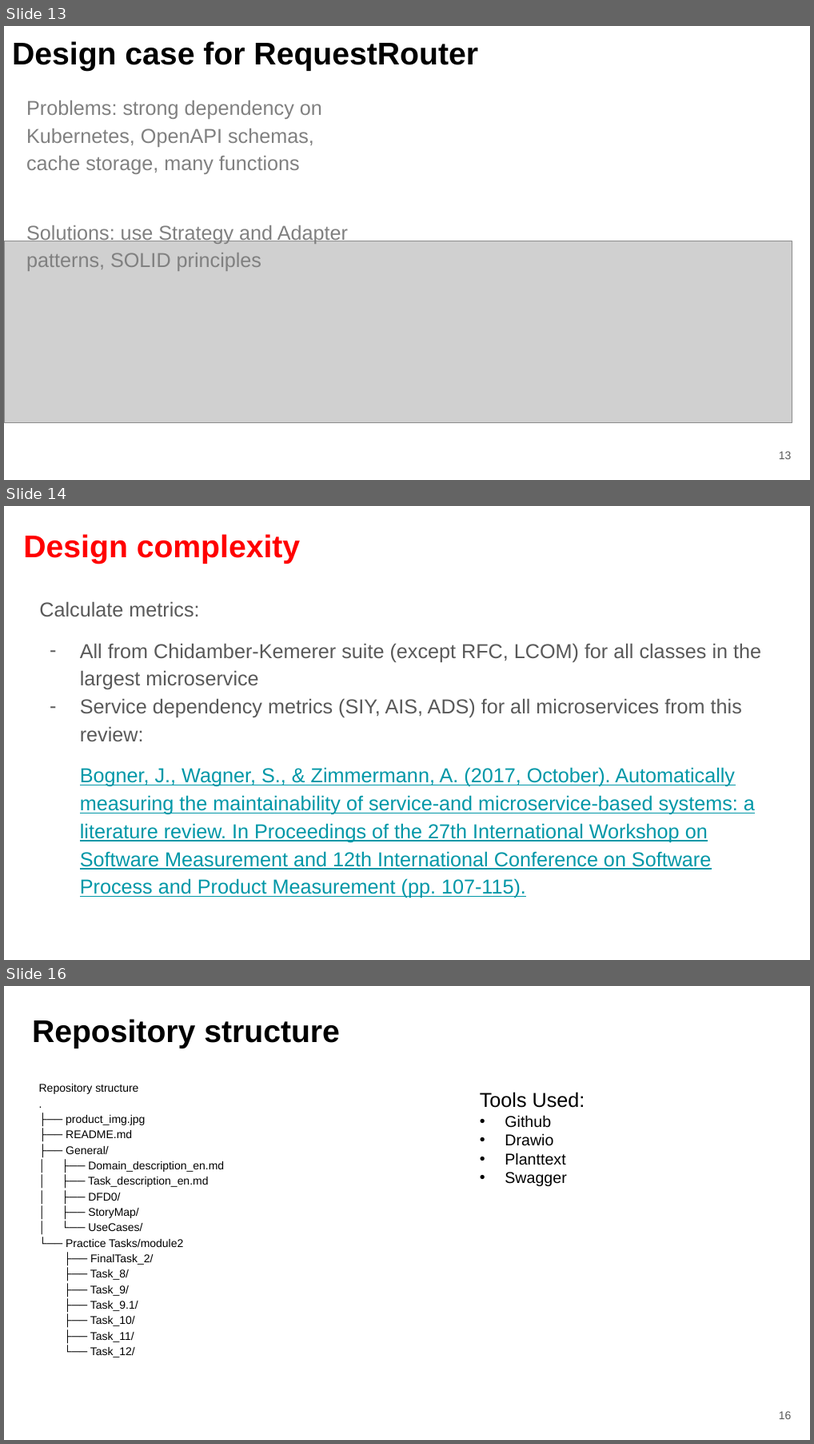
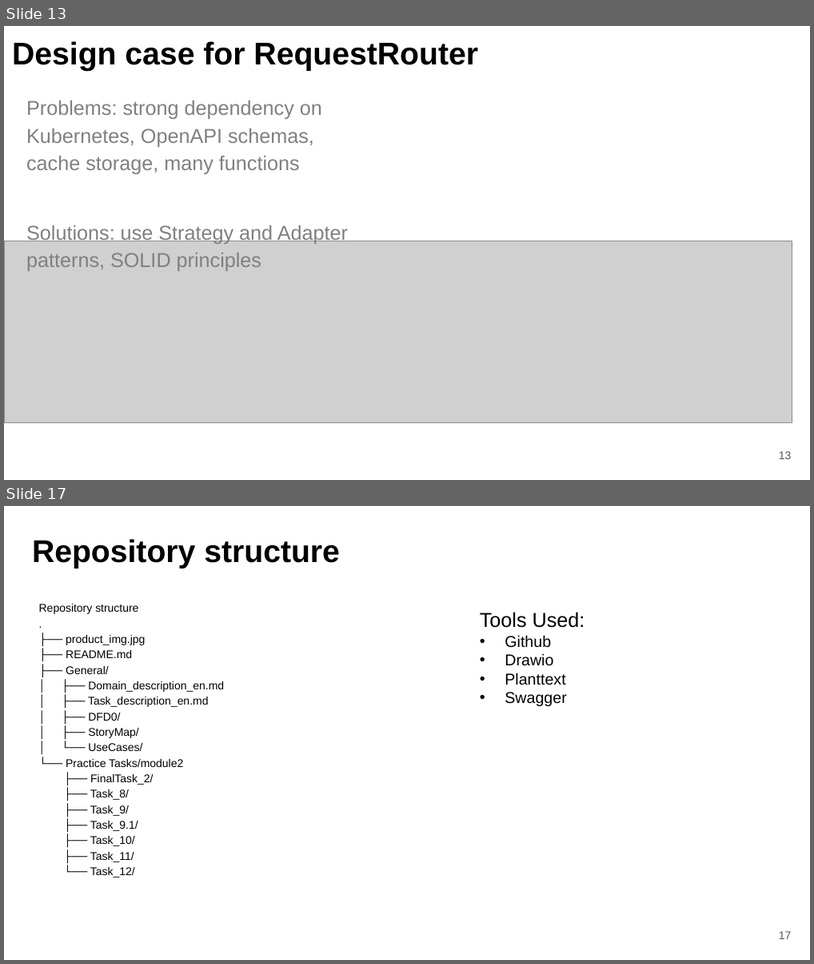
Before and after one commit to fanglores/Advanced-Software-Design, a slide deck: PracticeTasks/Module2/FinalTask_2/FinalTask_2.pptx. Shown one above the other, each under a label of ours: slides 13, 14 and 16 before the commit, slides 13 and 17 after it; the slides between them are not shown. The pictures are 814x1444 and 814x964 pixels, drawn with LibreOffice and Linux fonts; fonts in the diff are those of the drawing; grey boxes stand for pictures. Boxes give left, top, right and bottom in pixels: in the first picture for what was removed or moved away, otherwise in the second. Text is boxed around its words. In the diff, an @@ line names an element or a change of style, - is before the commit and + after.

Commit message:
design complexity

```diff
--- a/PracticeTasks/Module2/FinalTask_2/FinalTask_2.pptx
+++ b/PracticeTasks/Module2/FinalTask_2/FinalTask_2.pptx
@@ slide 14 removed at (4,506,810,960), background #FFFFFF @@
@@ title removed at (23,534,301,564) @@
-Design complexity
@@ text removed at (39,601,762,898) @@
-Calculate metrics:
-– All from Chidamber-Kemerer suite (except RFC, LCOM) for all classes in the largest microservice
-– Service dependency metrics (SIY, AIS, ADS) for all microservices from this review:
-Bogner, J., Wagner, S., & Zimmermann, A. (2017, October). Automatically measuring the maintainability of service-and microservice-based systems: a literature review. In Proceedings of the 27th International Workshop on Software Measurement and 12th International Conference on Software Process and Product Measurement (pp. 107-115).
@@ what was slide 16 is now slide 17 @@
@@ page number at (779,931,792,939): text changed @@
-16
+17
```
Also in this commit, not shown: 1 slide changed, 2 slides added, 1 other file.
